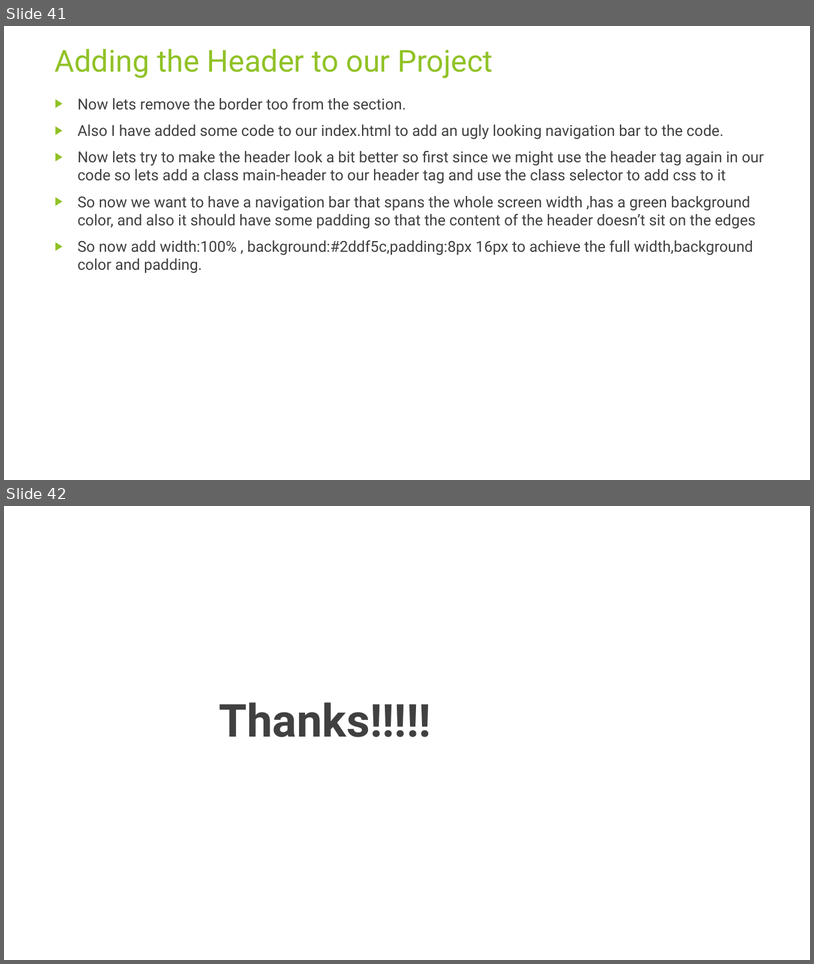
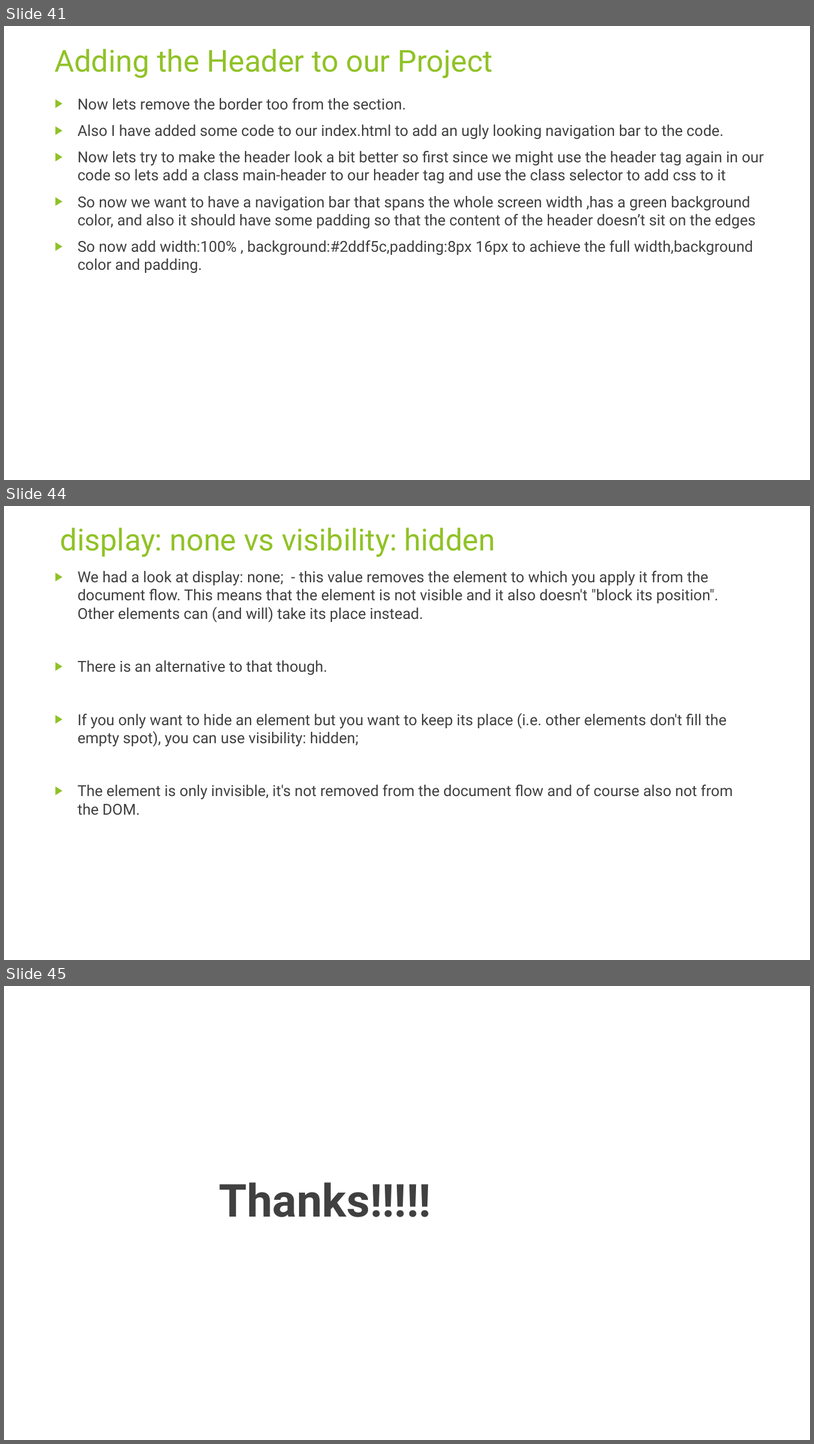
Before and after one commit to rudhrainfogain/CSS, a slide deck: PPT/Css-v3.pptx. Shown one above the other, each under a label of ours: slides 41 and 42 before the commit, slides 41, 44 and 45 after it; the slides between them are not shown. The pictures are 814x964 and 814x1444 pixels, drawn with LibreOffice and Linux fonts; fonts in the diff are those of the drawing. Boxes give left, top, right and bottom in pixels: in the first picture for what was removed or moved away, otherwise in the second. Text is boxed around its words. In the diff, an @@ line names an element or a change of style, - is before the commit and + after.

Commit message:
Understanding the Display Property

```diff
--- a/PPT/Css-v3.pptx
+++ b/PPT/Css-v3.pptx
@@ slide 44 added at [4,506,810,960], background #FFFFFF @@
@@ title added at [60,528,495,557], 36 pt, text #90C226 @@
+display: none vs visibility: hidden
@@ text added at [78,571,733,815], 18 pt, text #404040 @@
+▶ We had a look at display: none; - this value removes the element to which you apply it from the document flow. This means that the element is not visible and it also doesn't "block its position". Other elements can (and will) take its place instead.
+▶ There is an alternative to that though.
+▶ If you only want to hide an element but you want to keep its place (i.e. other elements don't fill the empty spot), you can use visibility: hidden;
+▶ The element is only invisible, it's not removed from the document flow and of course also not from the DOM.
@@ what was slide 42 is now slide 45 @@
```
Also in this commit, not shown: 2 other slides added, 2 other files.
